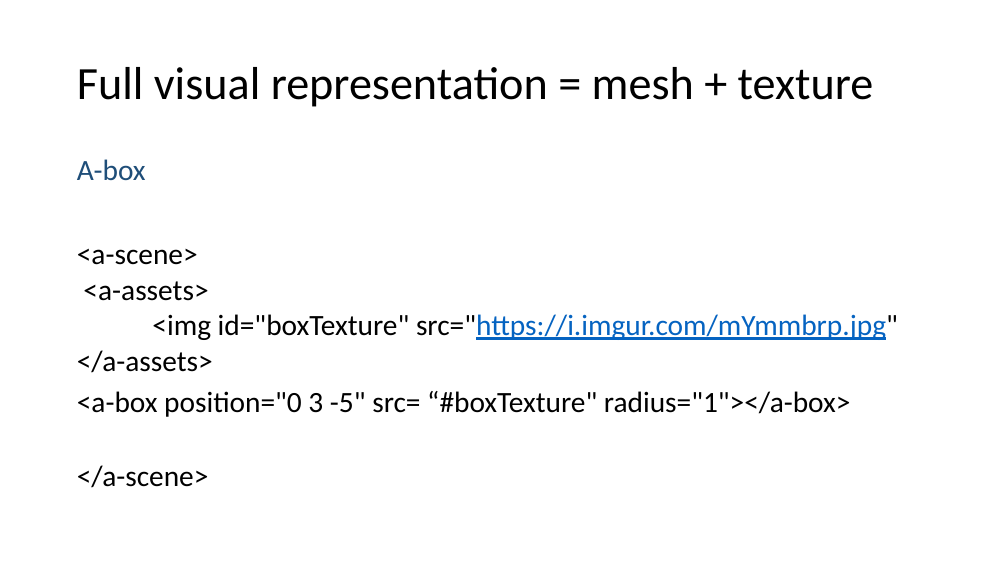
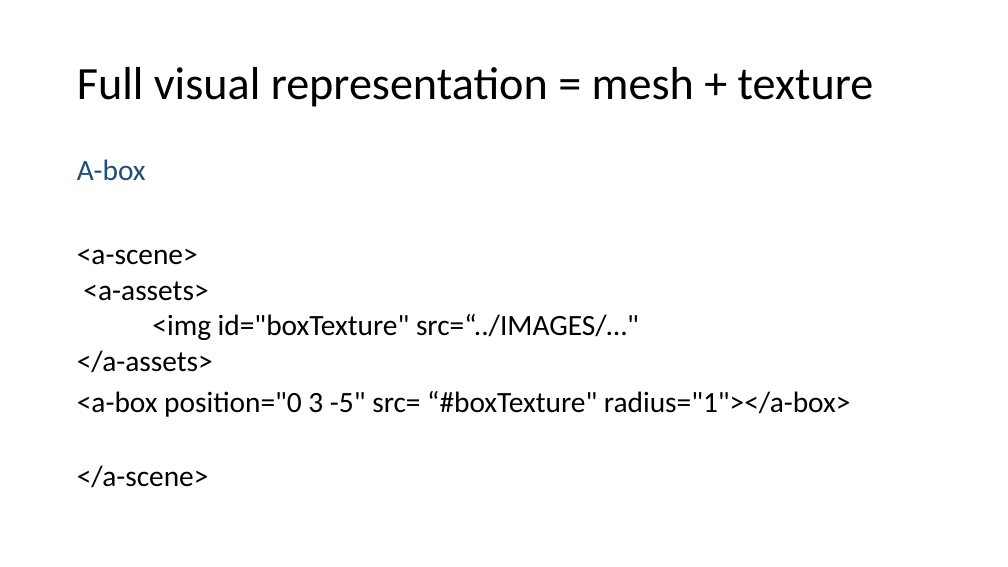
Before and after one commit to wonder-phil/UEMCON-2025, a slide deck: slide 15 of p02/A-frame-geometric-objects.pptx. Drawn at 1008x567 pixels with LibreOffice and Linux fonts; fonts in the diff are those of the drawing. Boxes give left, top, right and bottom in pixels: in the first picture for what was removed or moved away, otherwise in the second. Text is boxed around its words. In the diff, an @@ line names an element or a change of style, - is before the commit and + after.

```diff
--- a/p02/A-frame-geometric-objects.pptx
+++ b/p02/A-frame-geometric-objects.pptx
@@ text at (x1=152, y1=314, x2=639, y2=340): text changed; text colour #0563C1 to #000000 @@
-<img id="boxTexture" src="https://i.imgur.com/mYmmbrp.jpg"
+<img id="boxTexture" src=“../IMAGES/…"
```
Also in this commit, not shown: 3 other slides changed, 7 other files.
